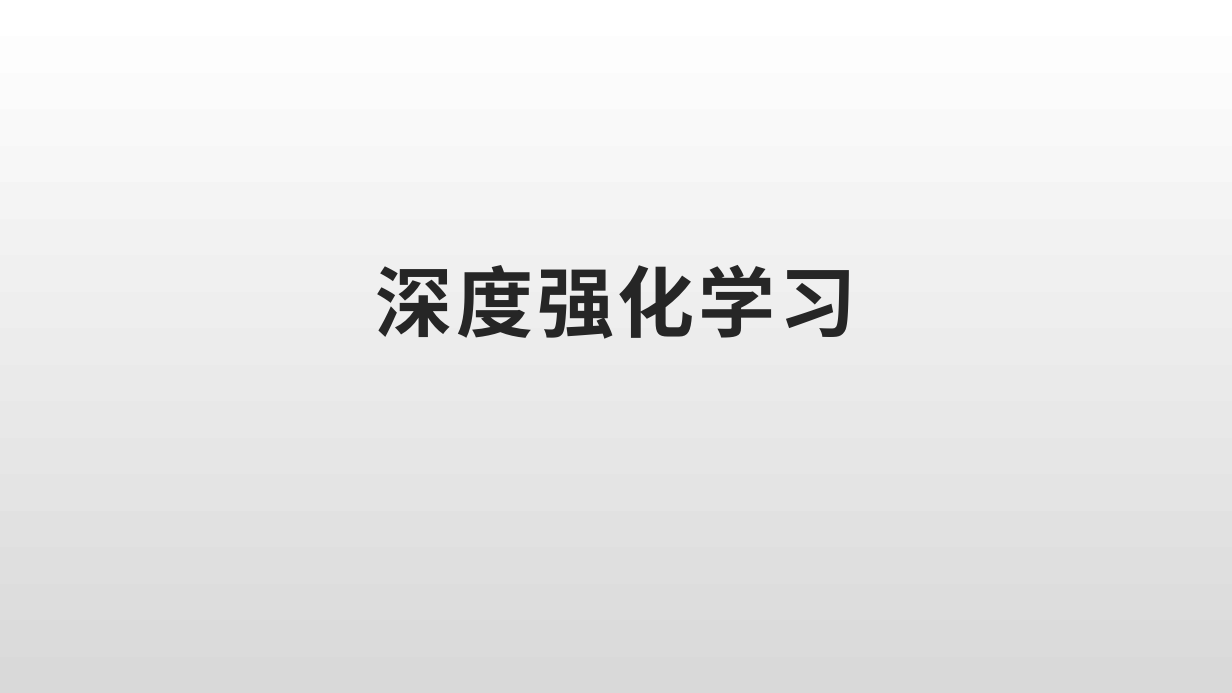
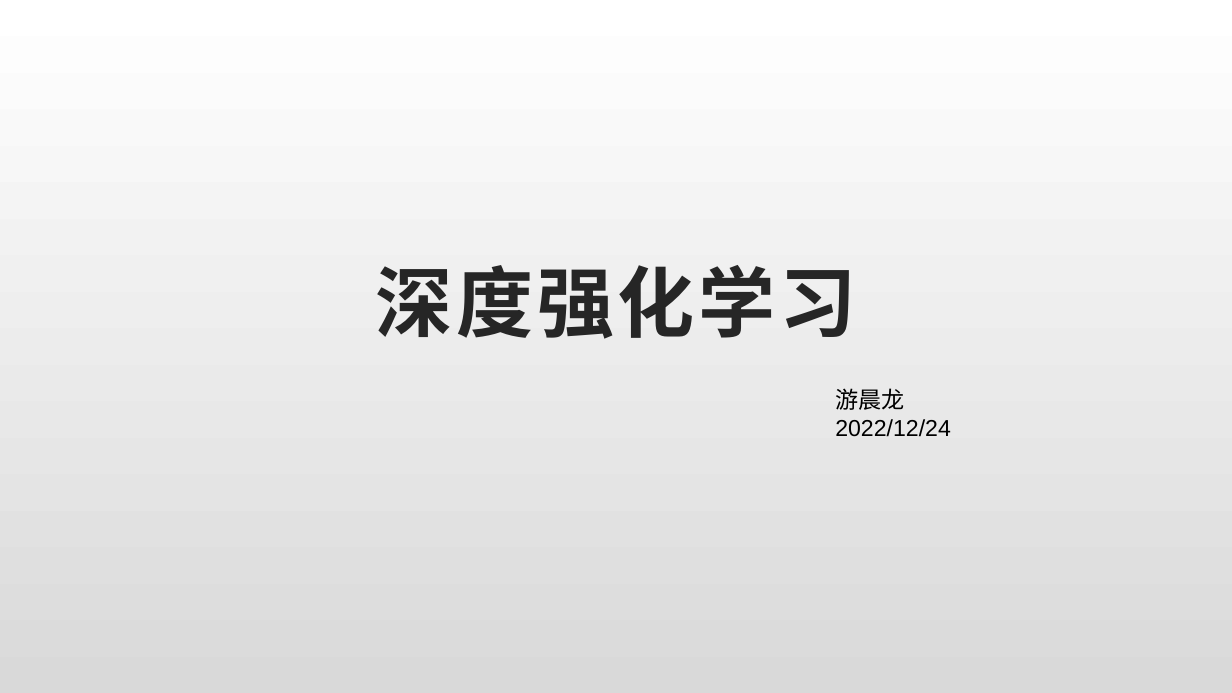
Before and after one commit to youchenlong/Code, a slide deck: slide 1 of Python/RL/深度强化学习.pptx. Drawn at 1232x693 pixels with LibreOffice and Linux fonts; fonts in the diff are those of the drawing; background and template pictures are left out. Boxes give left, top, right and bottom in pixels: in the first picture for what was removed or moved away, otherwise in the second. Text is boxed around its words. In the diff, an @@ line names an element or a change of style, - is before the commit and + after.

```diff
--- a/Python/RL/深度强化学习.pptx
+++ b/Python/RL/深度强化学习.pptx
@@ text added at (835, 388, 951, 437), 18 pt, text #000000 @@
+游晨龙
+2022/12/24
```
Also in this commit, not shown: 10 other slides changed, 8 slides added, 27 other files.
